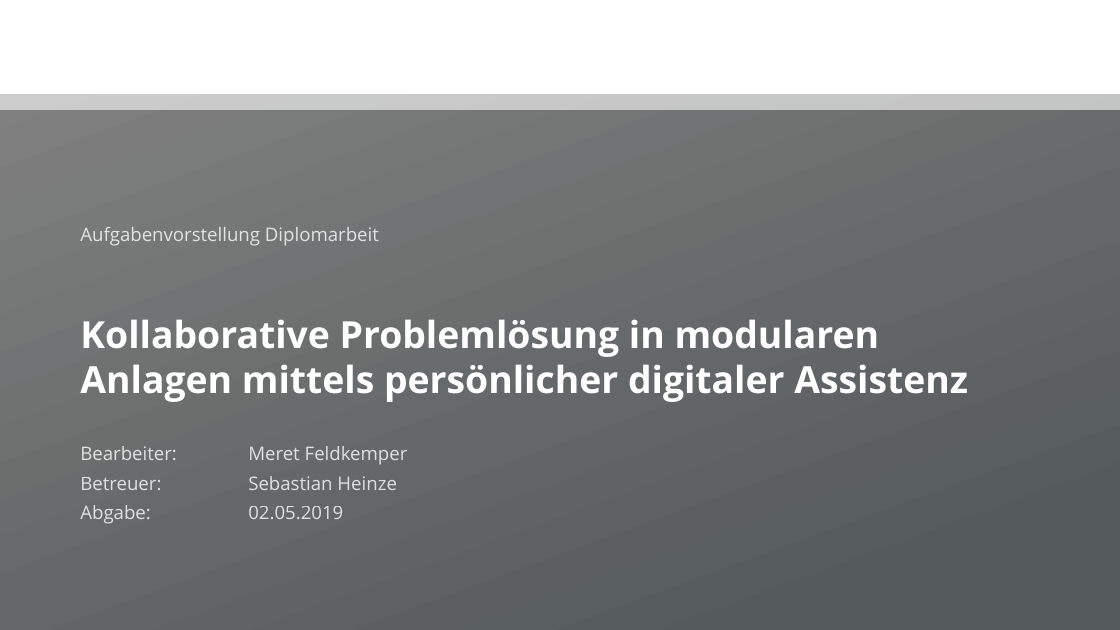
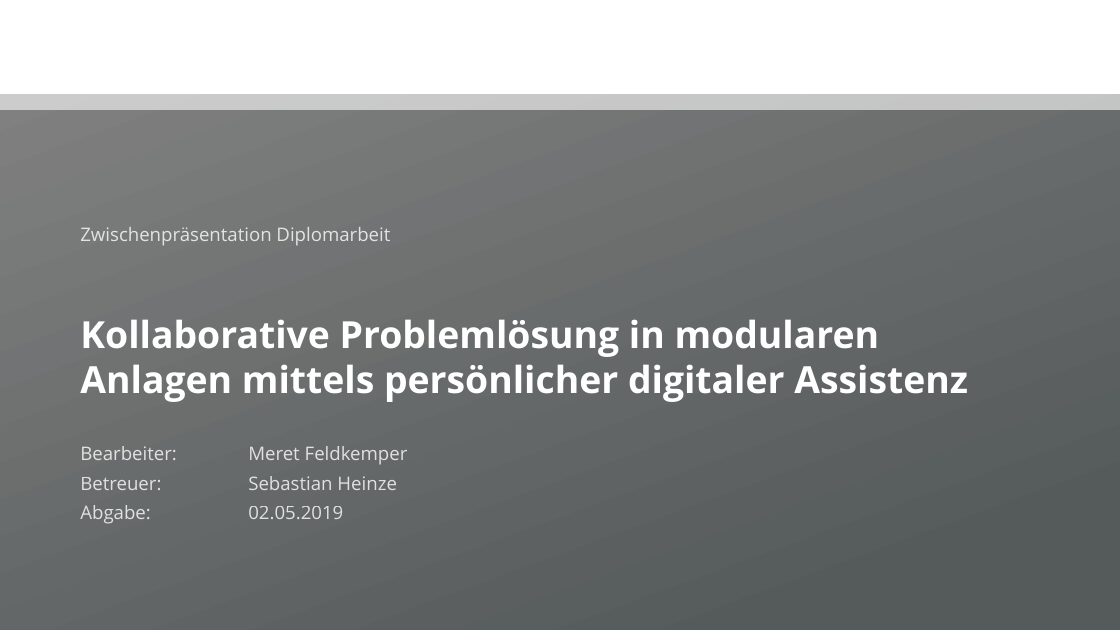
Before and after one commit to Ral3007/Diplomarbeit, a slide deck: slide 1 of Dokumente/Präsentationen/2019-02-18_DA_Feldkemper_Zwischenpräsentation.pptx. Drawn at 1120x630 pixels with LibreOffice and Linux fonts; fonts in the diff are those of the drawing; background and template pictures are left out. Boxes give left, top, right and bottom in pixels: in the first picture for what was removed or moved away, otherwise in the second. Text is boxed around its words. In the diff, an @@ line names an element or a change of style, - is before the commit and + after.

```diff
--- a/Dokumente/Präsentationen/2019-02-18_DA_Feldkemper_Zwischenpräsentation.pptx
+++ b/Dokumente/Präsentationen/2019-02-18_DA_Feldkemper_Zwischenpräsentation.pptx
@@ text at [80, 227, 390, 246]: text changed @@
-Aufgabenvorstellung Diplomarbeit
+Zwischenpräsentation Diplomarbeit
```
Also in this commit, not shown: 22 other slides changed, 1 slide removed, 14 other files.
